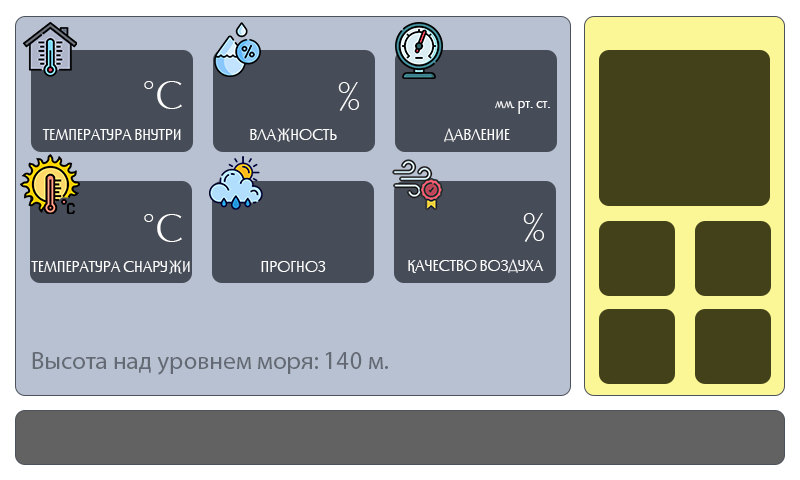
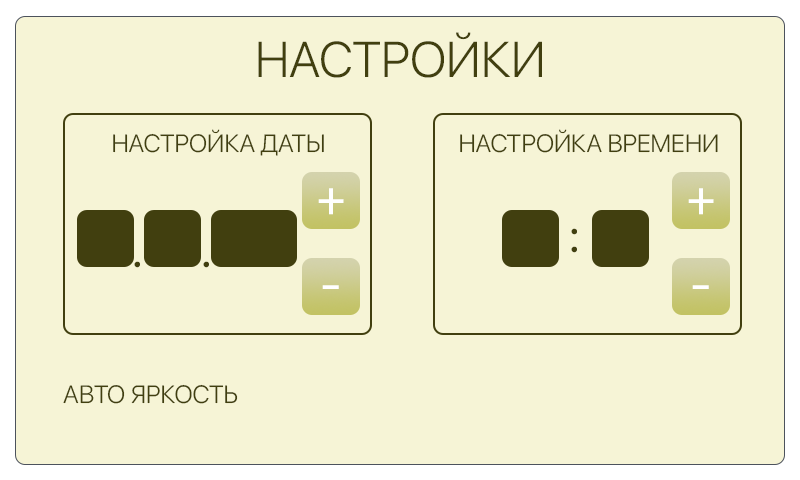
Layered file, before and after one edit (800 × 480). Changes by layer:
renamed "ДАВЛЕНИЕ" to "НАСТРОЙКА ВРЕМЕНИ", painted on it over (444, 128, 718, 153)
added layer "НАСТРОЙКИ" above "-" over (258, 32, 542, 78)
renamed "Прямоугольник, скругл. углы 2 копия 6" to "Прямоугольник, скругл. углы 1 копия 5", painted on it over (672, 221, 771, 315)
renamed "Прямоугольник, скругл. углы 2 копия 3" to "Прямоугольник, скругл. углы 1 копия 4", painted on it over (599, 50, 770, 229)
removed layer "Прямоугольник, скругл. углы 2" over (31, 50, 193, 152)
moved "Прямоугольник, скругл. углы 1 копия 2" (1st of 2) above "Прямоугольник, скругл. углы 1 копия", painted on it over (15, 210, 785, 464)
removed layer "Прямоугольник, скругл. углы 1" over (584, 16, 785, 396)
removed layer "Фон" over (15, 16, 785, 464)
painted on "Прямоугольник, скругл. углы 1 копия" (1st of 5) over (15, 16, 571, 396)
added layer "Прямоугольник, скругл. углы 1 копия" (2nd of 5) above "Прямоугольник, скругл. углы 1 копия 3" over (433, 113, 742, 335)
added layer "Прямоугольник, скругл. углы 1 копия" (4th of 5) above ":" over (63, 113, 372, 335)
renamed "pressure-gauge" to "настройки времени", hid it, moved it above "Прямоугольник, скругл. углы 1 копия", painted on it over (15, 16, 785, 464)
removed layer "Высота над уровнем моря: 140 м." over (32, 352, 388, 375)
removed layer "Прямоугольник, скругл. углы 2 копия 4" (1st of 3) over (394, 181, 556, 283)
removed layer "Прямоугольник, скругл. углы 2 копия 4" (2nd of 3) over (212, 181, 374, 283)
removed layer "Прямоугольник, скругл. углы 2 копия 4" (3rd of 3) over (30, 181, 192, 283)
removed layer "Прямоугольник, скругл. углы 2 копия 2" over (395, 50, 557, 152)
removed layer "Прямоугольник, скругл. углы 2 копия" over (213, 50, 375, 152)
added layer "Прямоугольник, скругл. углы 1 копия" (5th of 5) over (15, 16, 785, 464)
…and 30 more changes (12 added, 2 painted, 16 removed, 2 renamed, 1 stack)
